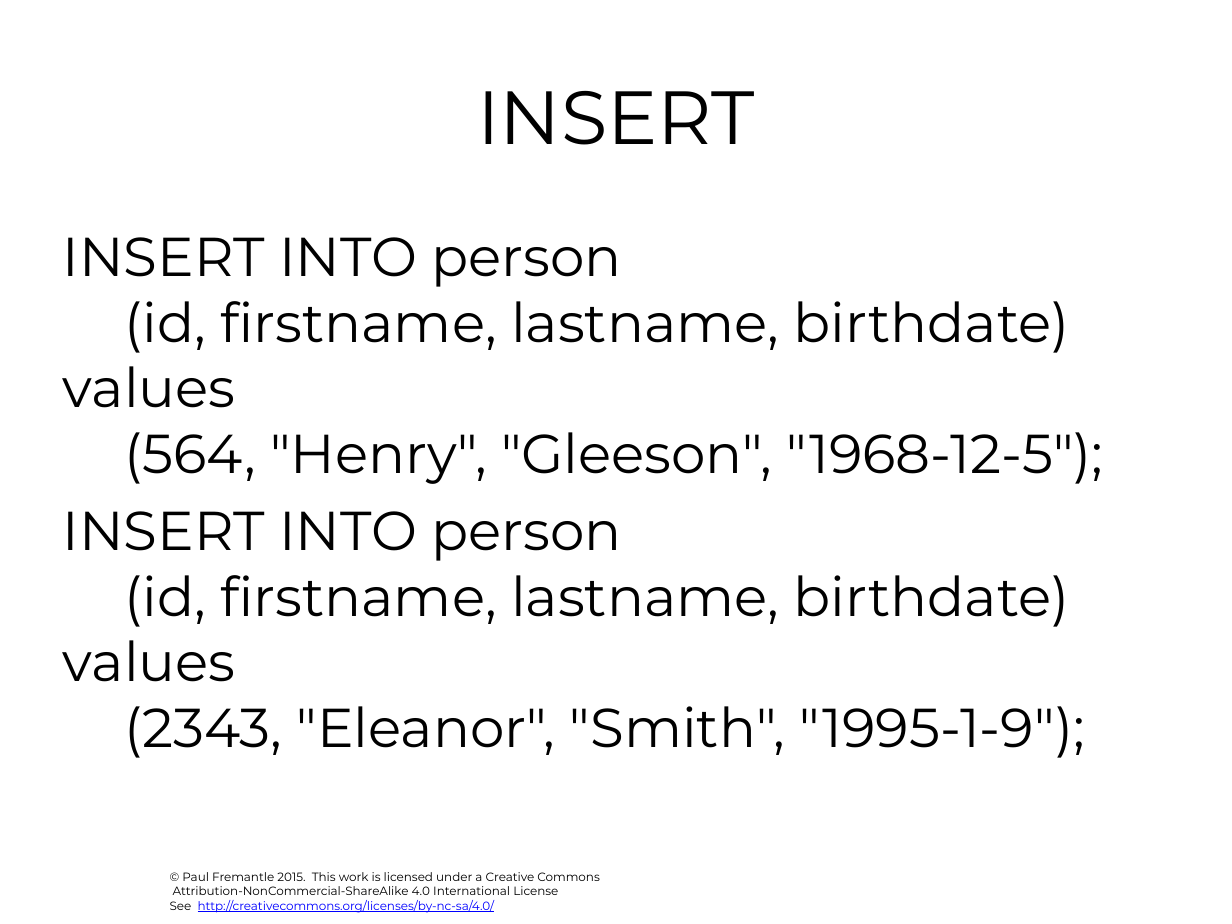
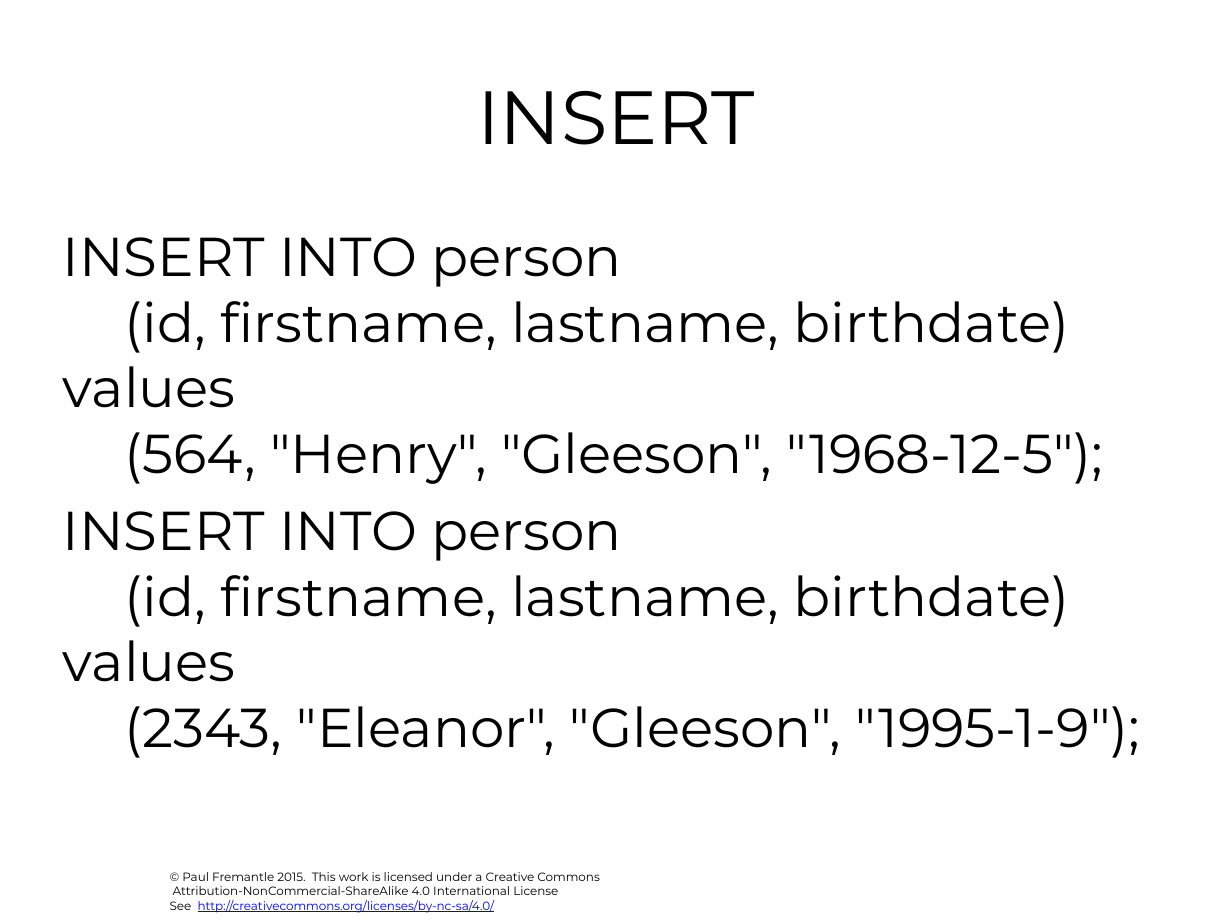
Before and after one commit to julieweeds/BigData, a slide deck: slide 10 of pres-source/04-sql.pptx. Drawn at 1232x924 pixels with LibreOffice and Linux fonts; fonts in the diff are those of the drawing; background and template pictures are left out. Boxes give left, top, right and bottom in pixels: in the first picture for what was removed or moved away, otherwise in the second. Text is boxed around its words. In the diff, an @@ line names an element or a change of style, - is before the commit and + after.

```diff
--- a/pres-source/04-sql.pptx
+++ b/pres-source/04-sql.pptx
@@ text at (63,511,1140,758): text changed @@
-INSERT INTO person
-(id, firstname, lastname, birthdate) values
-(2343, "Eleanor", "Smith", "1995-1-9");
+INSERT INTO person
+(id, firstname, lastname, birthdate) values
+(2343, "Eleanor", "Gleeson", "1995-1-9");
```
Also in this commit, not shown: 5 other slides changed, 2 slides added, 1 slide removed, 8 other files.
